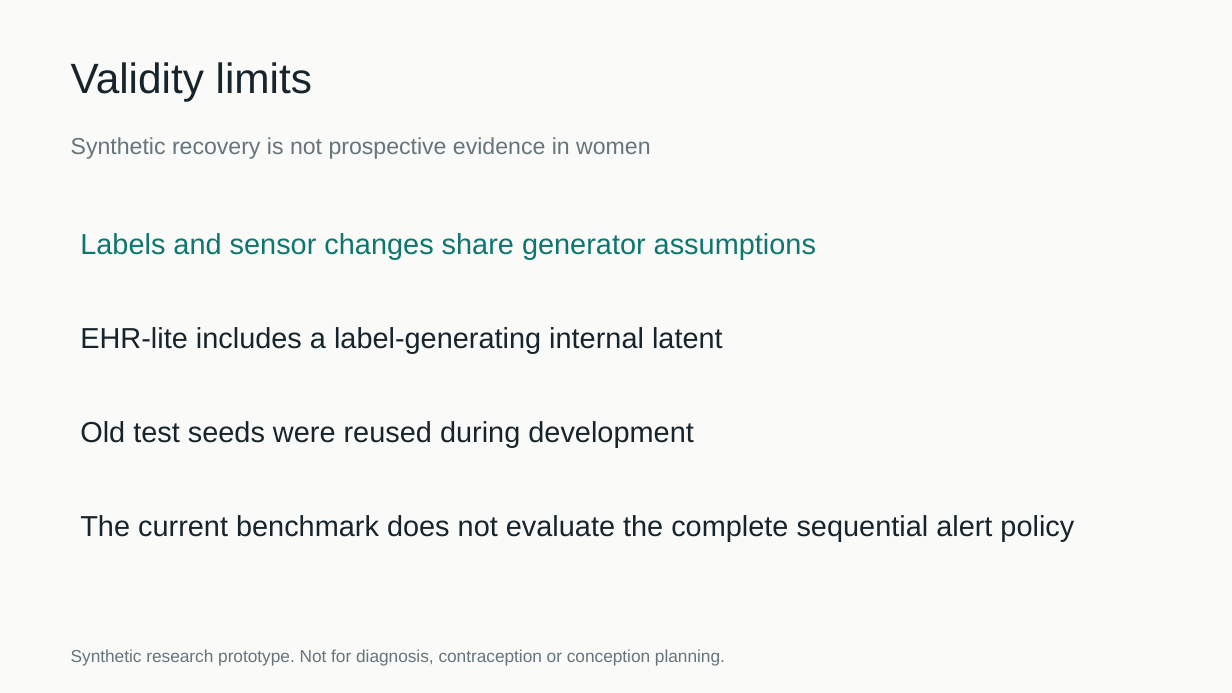
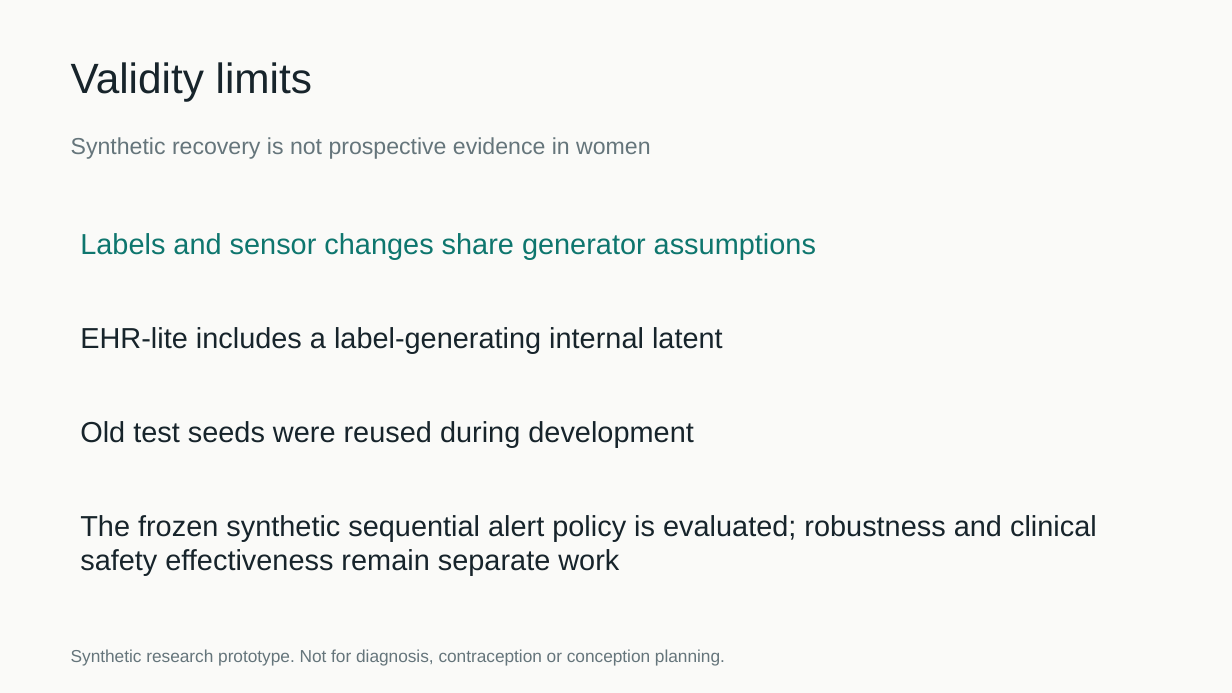
Before and after one commit to kushagragupta2005/CycleTwin_VIT, a slide deck: slide 19 of deliverables/CycleTwin_pitch_deck.pptx (slide 18 before the commit). Drawn at 1232x693 pixels with LibreOffice and Linux fonts; fonts in the diff are those of the drawing. Boxes give left, top, right and bottom in pixels: in the first picture for what was removed or moved away, otherwise in the second. Text is boxed around its words. In the diff, an @@ line names an element or a change of style, - is before the commit and + after.

Commit message:
Evaluate causal frozen alert policy (B3)

```diff
--- a/deliverables/CycleTwin_pitch_deck.pptx
+++ b/deliverables/CycleTwin_pitch_deck.pptx
@@ text at <box>80,515,1097,576</box>: text changed @@
-The current benchmark does not evaluate the complete sequential alert policy
+The frozen synthetic sequential alert policy is evaluated; robustness and clinical safety effectiveness remain separate work
```
Also in this commit, not shown: 1 slide added, 17 other files.
